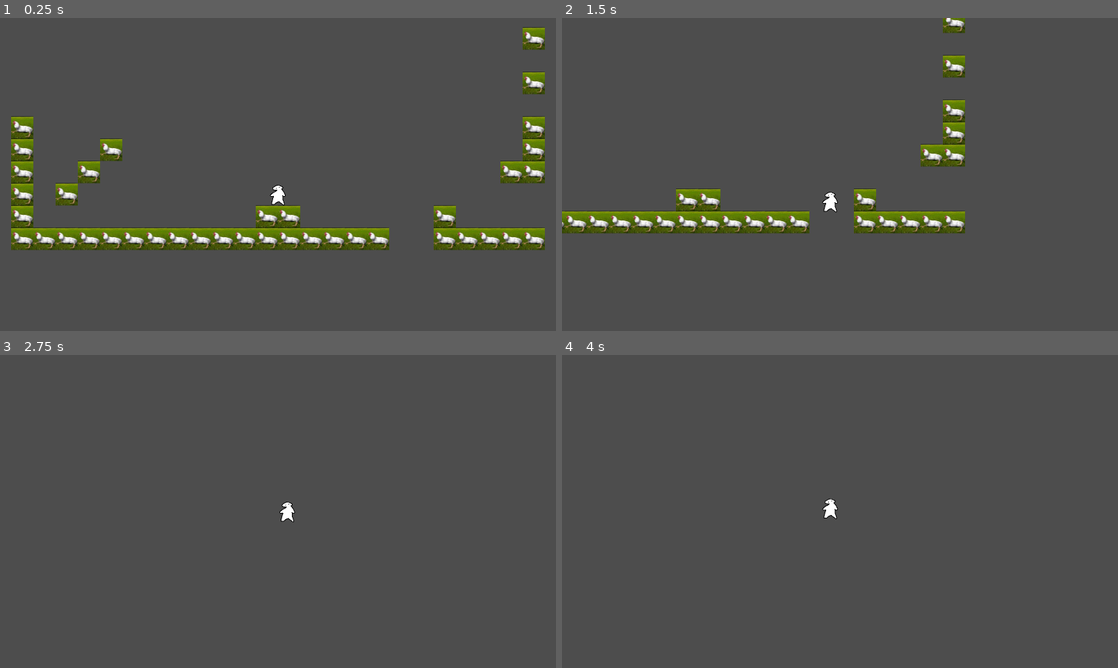
Above: before the commit, frames 1-4 (two rows, left to right).
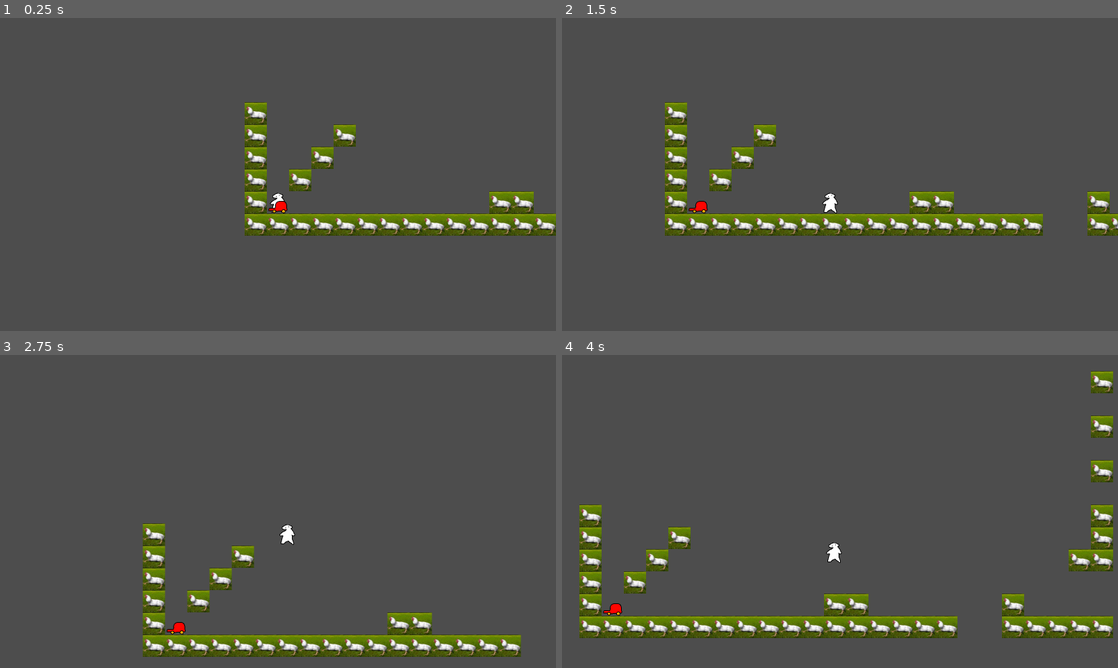
Above: after the commit, the same moments.

Repository: Lagoliri-Troglodytes/project-duct-tape
Game: Godot game, scene res://scenes/game.tscn
Same seed, same stepped clock (60 frames per second), same inputs: the game is played once before the commit and once after it.
Inputs:
- Up to frame 1 (0.25 s): no input
- Up to frame 2 (1.5 s): hold D (move_right) from 0.53 s (still down); tap Space (jump) at 0.77 s
- Up to frame 3 (2.75 s): tap Space (jump) at 1.52 s; release D (move_right) at 2.03 s; hold A (move_left) from 2.03 s (still down)
- Up to frame 4 (4 s): release A (move_left) at 2.78 s; hold D (move_right) from 2.78 s (still down); tap Space (jump) at 3.02, 3.77 s

The runs differ from the first frame. In frame 1, 16% of the frame differs, in the area x 2-100%, y 2-75%; in frame 2, 11%; in frame 3, 8.0%; in frame 4, 12%.

Commit message:
entities are being added, lalala
lalala

Diff:
--- /dev/null
+++ b/resources/entity_tileset.tres
@@ -0,0 +1,10 @@
+[gd_resource type="TileSet" format=3 uid="uid://cxqiwp3stj4q8"]
+
+[ext_resource type="PackedScene" uid="uid://2m4y36le07e6" path="res://scenes/entities/start.tscn" id="1_ritor"]
+
+[sub_resource type="TileSetScenesCollectionSource" id="TileSetScenesCollectionSource_prcol"]
+scenes/1/scene = ExtResource("1_ritor")
+
+[resource]
+tile_size = Vector2i(64, 64)
+sources/0 = SubResource("TileSetScenesCollectionSource_prcol")
--- /dev/null
+++ b/scenes/entities/start.tscn
@@ -0,0 +1,17 @@
+[gd_scene format=3 uid="uid://2m4y36le07e6"]
+
+[ext_resource type="Texture2D" uid="uid://drw3yoy5otmlw" path="res://images/start.png" id="1_jaeev"]
+[ext_resource type="Script" uid="uid://b0fk0e3cgk36" path="res://scripts/start.gd" id="2_lchbc"]
+
+[sub_resource type="CircleShape2D" id="CircleShape2D_h6jxl"]
+radius = 37.0
+
+[node name="Start" type="Sprite2D" unique_id=807192395]
+texture = ExtResource("1_jaeev")
+script = ExtResource("2_lchbc")
+
+[node name="Area2D" type="Area2D" parent="." unique_id=1322398310]
+position = Vector2(1, 7)
+
+[node name="CollisionShape2D" type="CollisionShape2D" parent="Area2D" unique_id=1938470310]
+shape = SubResource("CircleShape2D_h6jxl")
--- /dev/null
+++ b/scenes/entity_tile_map.tscn
@@ -0,0 +1,7 @@
+[gd_scene format=3 uid="uid://bkyys4fn3kbyv"]
+
+[ext_resource type="TileSet" uid="uid://cxqiwp3stj4q8" path="res://resources/entity_tileset.tres" id="1_54485"]
+
+[node name="EntityTileMap" type="TileMapLayer" unique_id=128718999]
+tile_map_data = PackedByteArray(0, 0, 245, 255, 0, 0, 0, 0, 0, 0, 0, 0, 1, 0)
+tile_set = ExtResource("1_54485")
--- a/scenes/game.tscn
+++ b/scenes/game.tscn
@@ -2,7 +2,8 @@
 
 [ext_resource type="Script" uid="uid://bkr1bkollxx6i" path="res://scripts/player_camera.gd" id="1_yqjtg"]
 [ext_resource type="PackedScene" uid="uid://d0ikgvpi2pru3" path="res://scenes/Player.tscn" id="2_lnu2h"]
-[ext_resource type="PackedScene" uid="uid://chanosbbebqqb" path="res://scenes/terrain_tile_map.tscn" id="3_lnu2h"]
+[ext_resource type="PackedScene" uid="uid://bkyys4fn3kbyv" path="res://scenes/entity_tile_map.tscn" id="3_lbhrr"]
+[ext_resource type="PackedScene" uid="uid://bidewyillvds7" path="res://scenes/terrain_tile_map.tscn" id="3_lnu2h"]
 
 [node name="game" type="Node2D" unique_id=2122025013]
 
@@ -10,6 +11,7 @@
 script = ExtResource("1_yqjtg")
 
 [node name="Player" parent="." unique_id=901943741 instance=ExtResource("2_lnu2h")]
-position = Vector2(0, 0)
+
+[node name="EntityTileMap" parent="." unique_id=128718999 instance=ExtResource("3_lbhrr")]
 
 [node name="TerrainTileMap" parent="." unique_id=1420542998 instance=ExtResource("3_lnu2h")]
--- /dev/null
+++ b/scripts/start.gd
@@ -0,0 +1,8 @@
+extends Sprite2D
+func _ready() -> void:
+	var player : Player = get_node("/root/game/Player")
+	if player is Player:
+		player.position = self.position-Vector2.UP*32
+	var player_camera : PlayerCamera = get_node("/root/game/PlayerCamera")
+	if player_camera is PlayerCamera:
+		player_camera.quick_teleport_to_player()
Binary file added: images/enemy.png
Not shown, added: images/enemy.png.import
Binary file added: images/rift.png
Not shown, added: images/rift.png.import
Binary file added: images/rift_closed.png
Not shown, added: images/rift_closed.png.import
Binary file added: images/start.png
Not shown, added: images/start.png.import
Not shown, added: scripts/start.gd.uid
